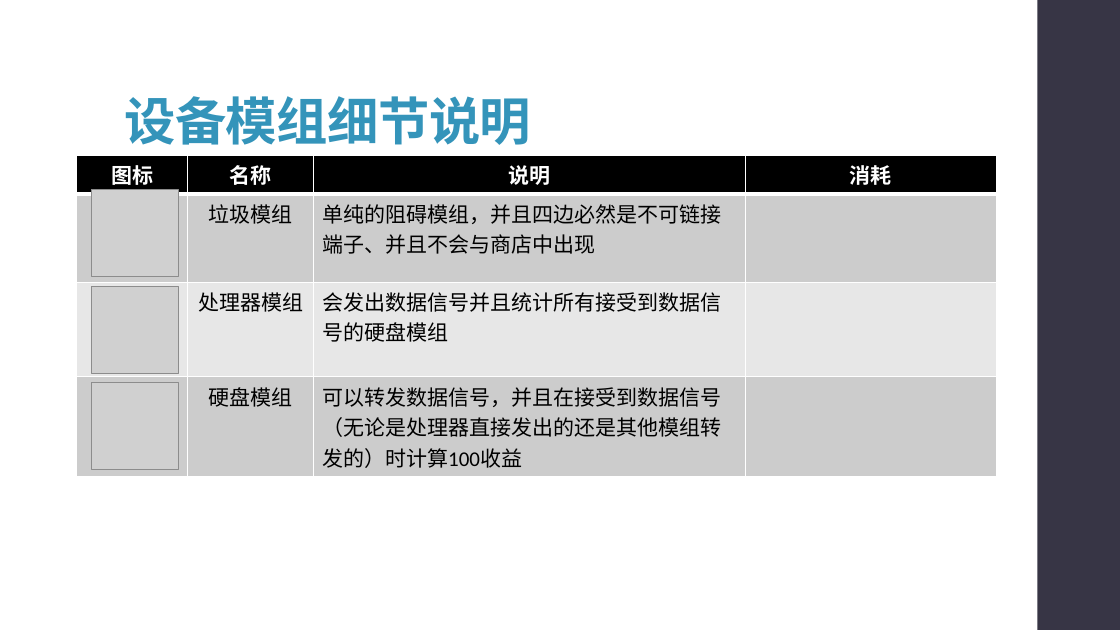
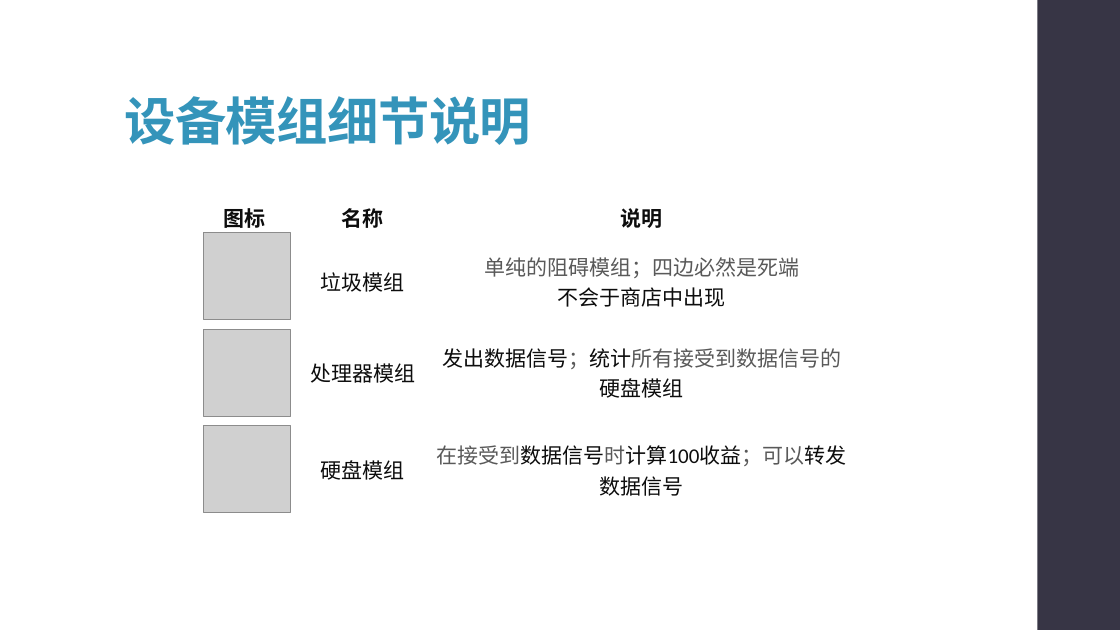
Before and after one commit to syx007/GamePlayGround, a slide deck: slide 14 of document/ROOT 操作指南.pptx (slide 12 before the commit). Drawn at 1120x630 pixels with LibreOffice and Linux fonts; fonts in the diff are those of the drawing; grey boxes stand for pictures. Boxes give left, top, right and bottom in pixels: in the first picture for what was removed or moved away, otherwise in the second. Text is boxed around its words. In the diff, an @@ line names an element or a change of style, - is before the commit and + after.

```diff
--- a/document/ROOT 操作指南.pptx
+++ b/document/ROOT 操作指南.pptx
@@ table at (189, 198, 858, 518) @@
-column 3: 说明 | 单纯的阻碍模组，并且四边必然是不可链接端子、并且不会与商店中出现 | 会发出数据信号并且统计所有接受到数据信号的硬盘模组 | 可以转发数据信号，并且在接受到数据信号（无论是处理器直接发出的还是其他模组转发的）时计算100收益
-column 4: 消耗 |  |  | 
+column 3: 说明 | 单纯的阻碍模组；四边必然是死端 / 不会于商店中出现 | 发出数据信号；统计所有接受到数据信号的硬盘模组 | 在接受到数据信号时计算100收益；可以转发数据信号
@@ table: place and size @@
-table at (77, 155, 997, 476)
+table at (189, 198, 858, 518)
@@ picture: place and size @@
-picture at (92, 190, 179, 277)
+picture at (203, 233, 291, 320)
@@ picture: place and size @@
-picture at (92, 287, 179, 374)
+picture at (203, 329, 291, 417)
@@ picture: place and size @@
-picture at (92, 382, 179, 470)
+picture at (203, 426, 291, 513)
```
Also in this commit, not shown: 11 other slides changed, 3 slides added, 1 slide removed.
